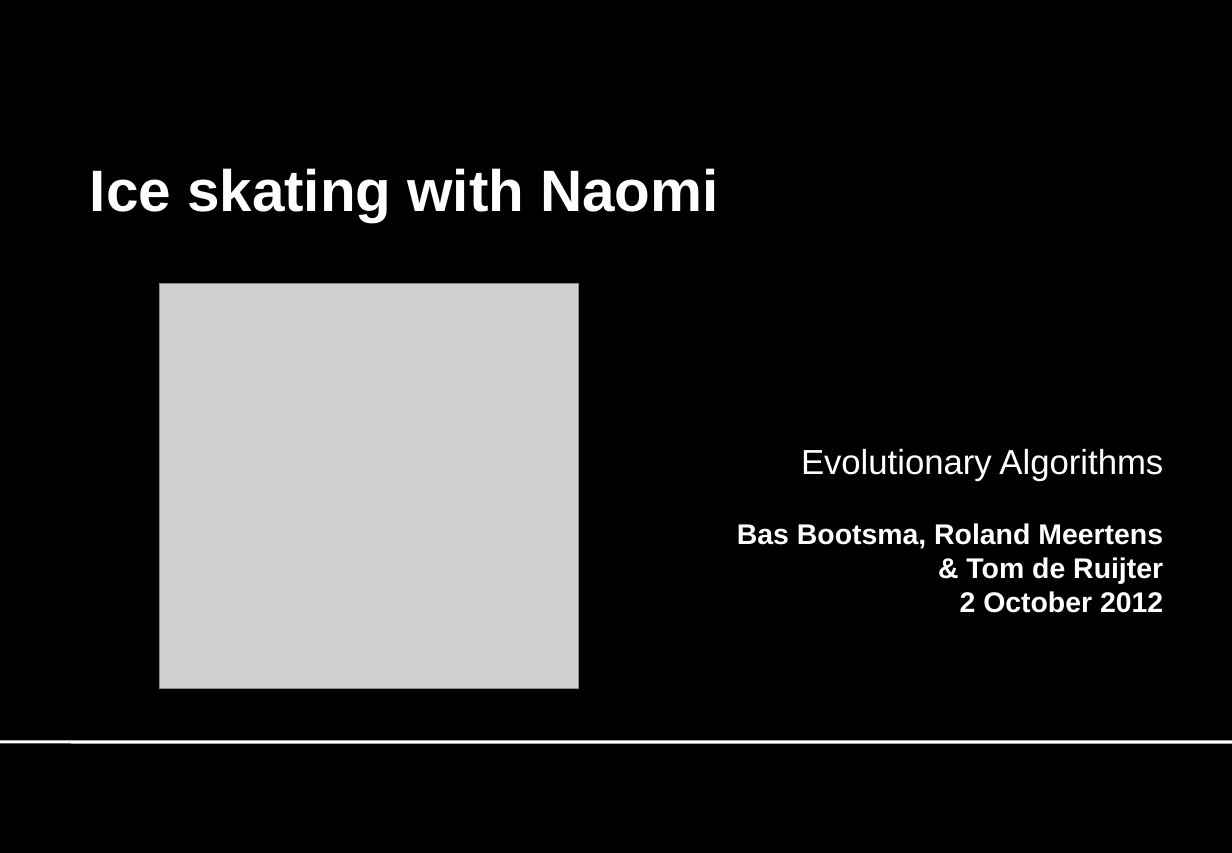
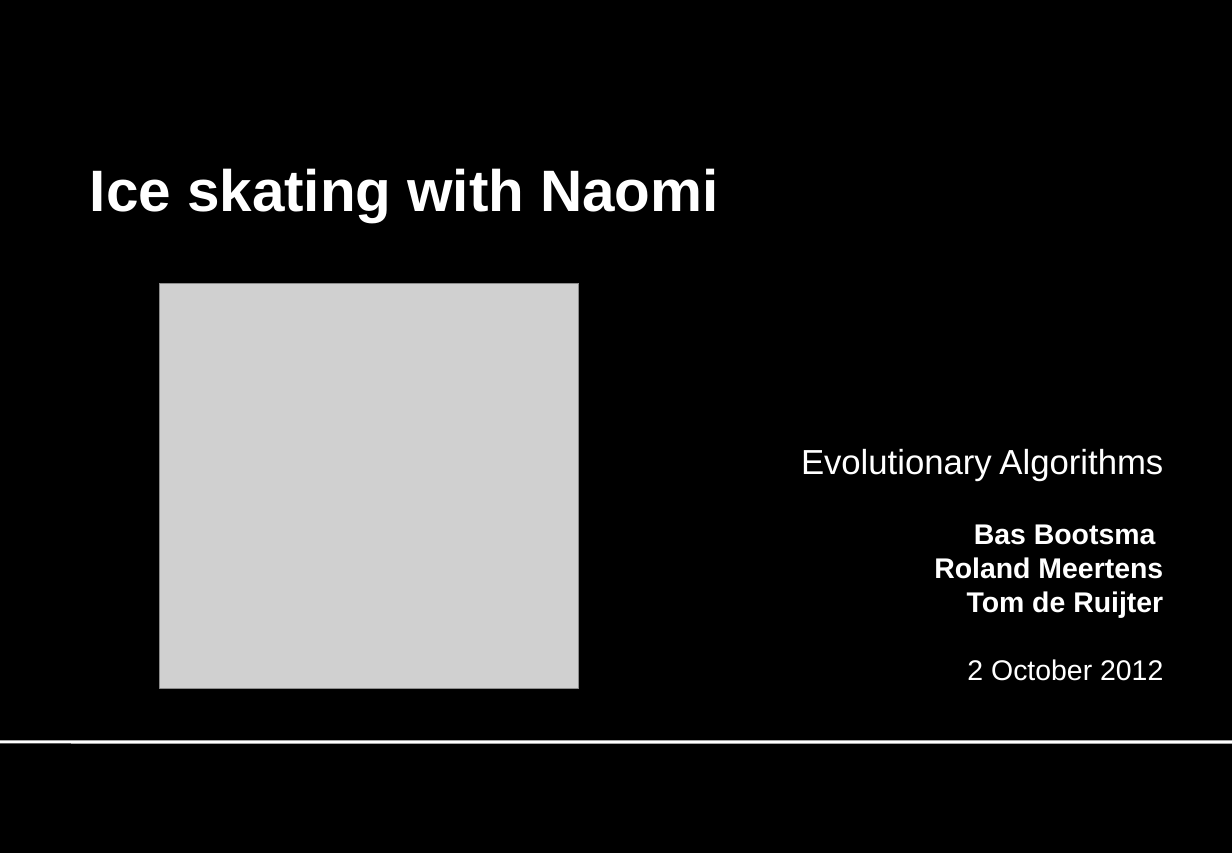
Before and after one commit to bootsman123/naomi-ice-skating, a slide deck: slide 1 of Documents/Presentations/Presentation Evolutionary Algorithms.pptx. Drawn at 1232x853 pixels with LibreOffice and Linux fonts; fonts in the diff are those of the drawing; grey boxes stand for pictures; background and template pictures are left out. Boxes give left, top, right and bottom in pixels: in the first picture for what was removed or moved away, otherwise in the second. Text is boxed around its words. In the diff, an @@ line names an element or a change of style, - is before the commit and + after.

```diff
--- a/Documents/Presentations/Presentation Evolutionary Algorithms.pptx
+++ b/Documents/Presentations/Presentation Evolutionary Algorithms.pptx
@@ text at (x1=934, y1=524, x2=1163, y2=618): text changed @@
-Bas Bootsma, Roland Meertens
-& Tom de Ruijter
+Bas Bootsma
+Roland Meertens
+Tom de Ruijter
@@ text at (x1=967, y1=659, x2=1163, y2=681): bold off in "2 October 2012" @@
```
Also in this commit, not shown: 1 other slide changed.
